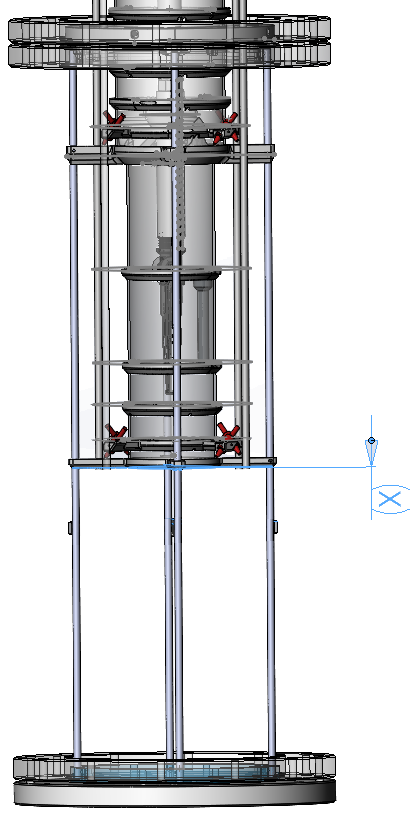
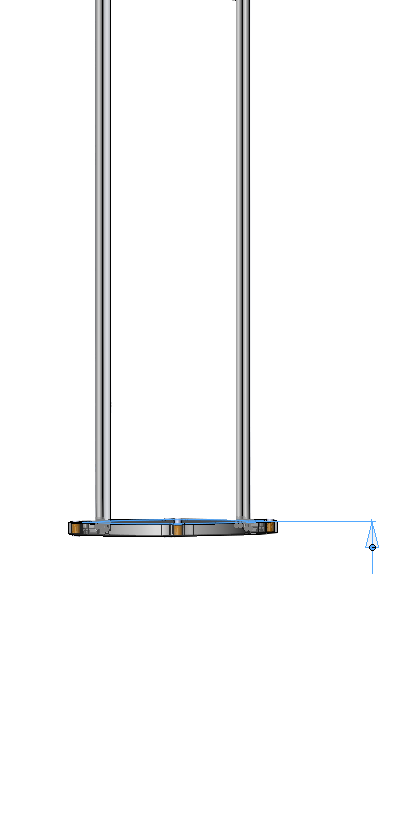
Layer changes from the first 414 × 825 image to the second:
showed "Bew.Teile", painted on it over [68, 0, 379, 574]
hid "Statische Teile", painted on it over [8, 0, 410, 808]
